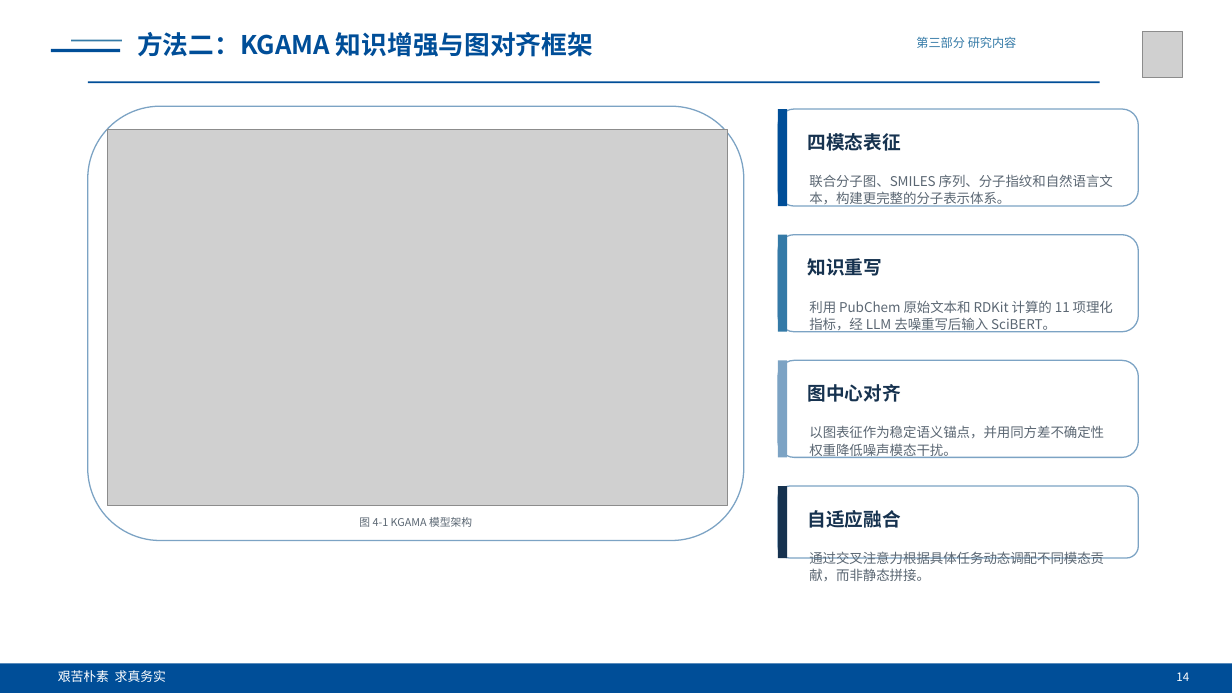
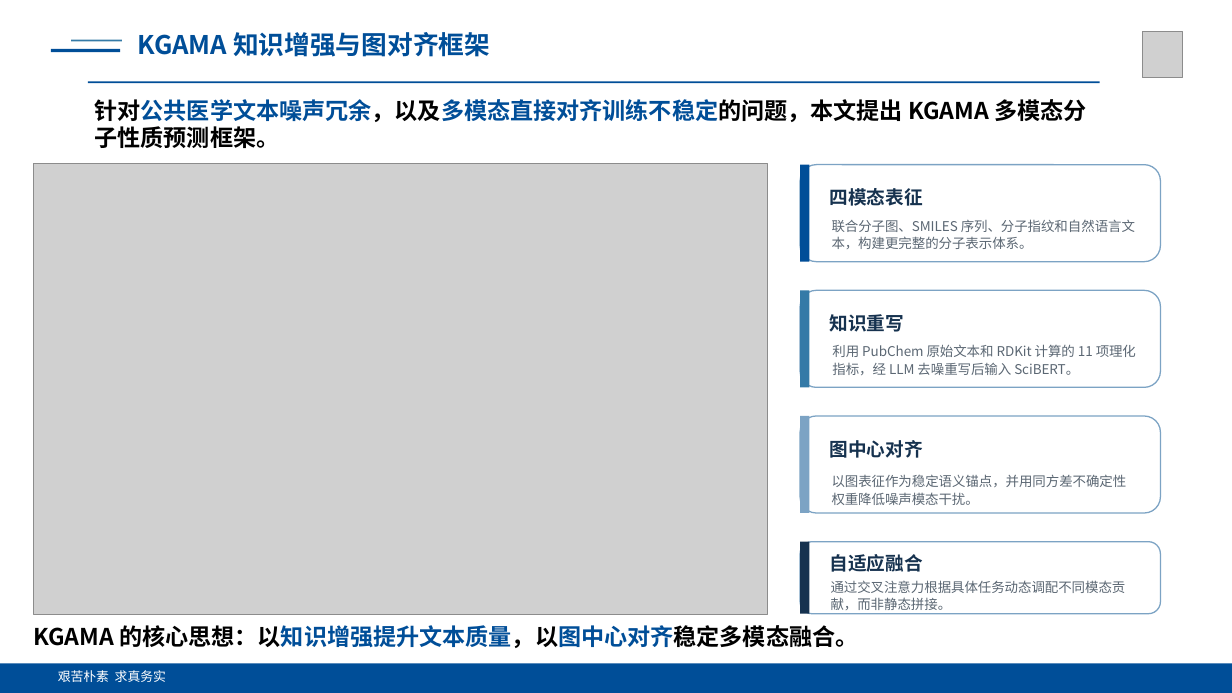
Before and after one commit to fanshuaiyao/BYFinall, a slide deck: slide 17 of 答辩/ppt/基于多模态学习的药物分子性质预测研究_答辩PPT.pptx (slide 16 before the commit). Drawn at 1232x693 pixels with LibreOffice and Linux fonts; fonts in the diff are those of the drawing; grey boxes stand for pictures. Boxes give left, top, right and bottom in pixels: in the first picture for what was removed or moved away, otherwise in the second. Text is boxed around its words. In the diff, an @@ line names an element or a change of style, - is before the commit and + after.

```diff
--- a/答辩/ppt/基于多模态学习的药物分子性质预测研究_答辩PPT.pptx
+++ b/答辩/ppt/基于多模态学习的药物分子性质预测研究_答辩PPT.pptx
@@ text at [137, 32, 490, 57]: text changed @@
-方法二：KGAMA 知识增强与图对齐框架
+KGAMA 知识增强与图对齐框架
@@ text removed at [916, 36, 1017, 48] @@
-第三部分 研究内容
@@ rounded rectangle removed at [88, 106, 744, 541] @@
@@ text added at [95, 99, 1086, 148], 18 pt, text #000000, bold @@
+针对公共医学文本噪声冗余，以及多模态直接对齐训练不稳定的问题，本文提出 KGAMA 多模态分子性质预测框架。
@@ picture: place and size @@
-picture at [107, 129, 728, 506]
+picture at [33, 164, 768, 615]
@@ text "四模态表征": place and size @@
-text "四模态表征" at [808, 133, 901, 151]
+text "四模态表征" at [830, 188, 923, 206]
@@ text "联合分子图、SMILES 序列、分子指纹和自然语言文本，构建更完整的分子表示体系。": place and size @@
-text "联合分子图、SMILES 序列、分子指纹和自然语言文本，构建更完整的分子表示体系。" at [809, 174, 1113, 207]
+text "联合分子图、SMILES 序列、分子指纹和自然语言文本，构建更完整的分子表示体系。" at [832, 219, 1135, 249]
@@ text "知识重写": place and size @@
-text "知识重写" at [808, 258, 883, 276]
+text "知识重写" at [830, 314, 905, 332]
@@ text "利用 PubChem 原始文本和 RDKit 计算的 ...": place and size @@
-text "利用 PubChem 原始文本和 RDKit 计算的 ..." at [809, 300, 1113, 333]
+text "利用 PubChem 原始文本和 RDKit 计算的 ..." at [832, 344, 1136, 375]
@@ text "图中心对齐": place and size @@
-text "图中心对齐" at [808, 384, 901, 402]
+text "图中心对齐" at [830, 440, 923, 458]
@@ text "以图表征作为稳定语义锚点，并用同方差不确定性权重降低噪声模态干扰。": place and size @@
-text "以图表征作为稳定语义锚点，并用同方差不确定性权重降低噪声模态干扰。" at [809, 425, 1104, 458]
+text "以图表征作为稳定语义锚点，并用同方差不确定性权重降低噪声模态干扰。" at [832, 474, 1127, 505]
@@ text removed at [359, 517, 472, 527] @@
-图 4-1 KGAMA 模型架构
@@ 4 rounded rectangles, 4 rectangles: place and size @@
-4 rounded rectangles, 4 rectangles at [778, 109, 1139, 558]
+4 rounded rectangles, 4 rectangles at [800, 165, 1161, 614]
@@ text "自适应融合": place and size @@
-text "自适应融合" at [808, 510, 901, 528]
+text "自适应融合" at [830, 554, 923, 572]
@@ text "通过交叉注意力根据具体任务动态调配不同模态贡献，而非静态拼接。": place and size @@
-text "通过交叉注意力根据具体任务动态调配不同模态贡献，而非静态拼接。" at [809, 551, 1104, 581]
+text "通过交叉注意力根据具体任务动态调配不同模态贡献，而非静态拼接。" at [831, 580, 1126, 610]
@@ text added at [33, 625, 858, 648], 18 pt, text #000000, bold @@
+KGAMA 的核心思想：以知识增强提升文本质量，以图中心对齐稳定多模态融合。
@@ text removed at [1176, 672, 1189, 681] @@
-14
```
Also in this commit, not shown: 11 other slides changed, 10 slides added, 2 slides removed, 28 other files.
